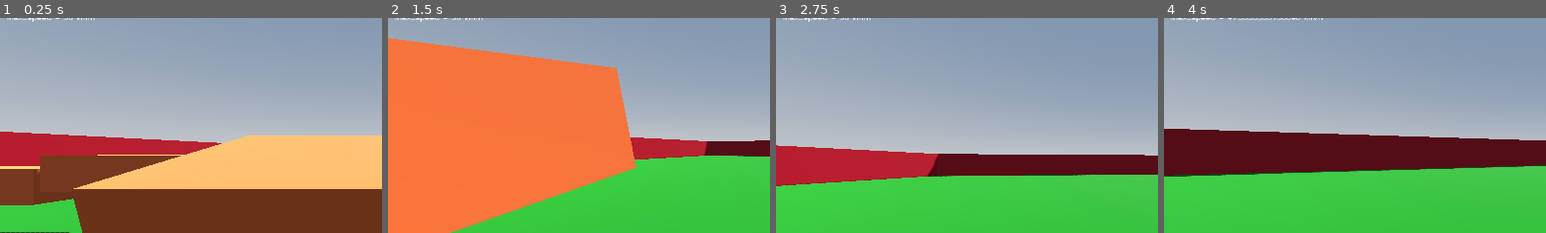
Above: before the commit, frames 1-4 (left to right).
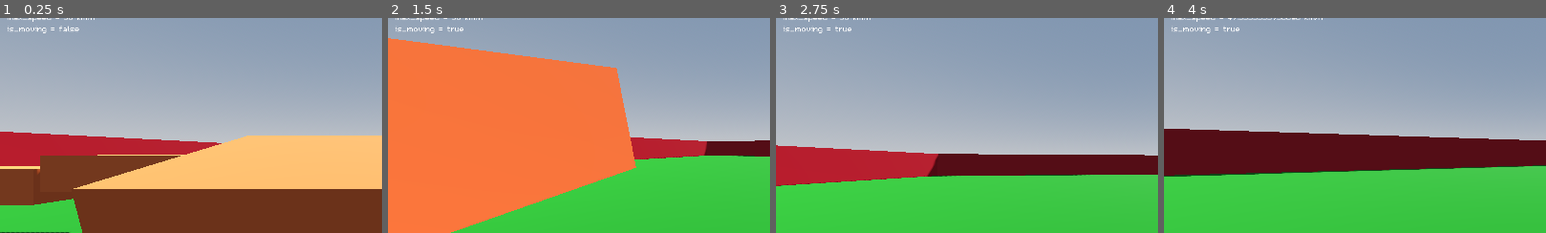
Above: after the commit, the same moments.

Repository: VanixWasTaken/Netrunner
Game: Godot game, scene res://Scenes and Scripts/test_level.tscn
The game is run twice, just before and just after one commit, with the same random seed, the same clock (stepped at 60 frames per second) and the same inputs.
Inputs (mouse positions are % of the whole screen's width and height, from its top left):
- Up to frame 1 (0.25 s): no input
- Up to frame 2 (1.5 s): move the mouse to (55, 50) at 0.52 s; hold W (forward) from 0.53 s (still down); tap Space (jump) at 0.6, 0.77, 1.07 s; move the mouse to (45, 50) at 1.27 s; click (45, 50) at 1.35 s
- Up to frame 3 (2.75 s): keep holding W (forward); tap Space (jump) at 1.52, 1.55, 1.82, 2.3 s; move the mouse to (52, 48) at 2.02 s; hold Right mouse button (mouse_right) from 2.03 s (still down)
- Up to frame 4 (4 s): keep holding W (forward); move the mouse to (49, 52) at 2.77 s; release Right mouse button (mouse_right) at 2.78 s; tap Shift (slide) at 2.85 s; tap Space (jump) at 3.02, 3.05, 3.32, 3.6, 3.77 s; move the mouse to (57, 51) at 3.52 s
The pictures show only the part of the screen within x 0-50%, y 19-69%; the shares and areas given below are measured in that part.

The runs differ from the first frame. In frame 1, 0.2% of the frame differs, in the area x 2-21%, y 3-8%; in frame 2, 0.1%; in frame 3, 0.2%; in frame 4, 0.1%.

Commit message:
added step sound

Diff:
--- a/Scenes and Scripts/player.gd
+++ b/Scenes and Scripts/player.gd
@@ -5,6 +5,8 @@
 var new_speed = 10.0
 var jump_velocity = 5
 var sensitivity = 0.003
+var is_moving = false
+var playing_step_sound = false
 
 # Get the gravity from the project settings to be synced with RigidBody nodes.
 var gravity = 9.8
@@ -53,13 +55,31 @@
 		$ConsoleLayer/SpeedEffect.show()
 	elif speed < 20:
 		$ConsoleLayer/SpeedEffect.hide()
+
+	if Input.is_action_pressed("forward") or Input.is_action_pressed("backward") or Input.is_action_pressed("left") or Input.is_action_pressed("right"):
+		is_moving = true
+	else:
+		is_moving = false
+
+	if Input.is_action_pressed("forward") or Input.is_action_pressed("backward") or Input.is_action_pressed("left") or Input.is_action_pressed("right"):
+		if !playing_step_sound:
+			$RunningSteps.play()
+			playing_step_sound = true
+	if !is_moving or is_jumping or is_sliding:
+		$RunningSteps.stop()
+		playing_step_sound = false
+
+
+
+
 	label.text = "is_sliding = " + str(is_sliding) + "
 			" + "speed = " + str(speed) + "
 			" + "is_jumping = " + str(is_jumping) + "
 			" + "is_on_floor = " + str(is_on_floor()) + "
 			" + "timing_frames = " + str(timing_frames) + "
 			" + "timing_frames2 = " + str(timing_frames2) + "
-			" + "max_speed = " + str(Global.global_speed) + " km/h"
+			" + "max_speed = " + str(Global.global_speed) + " km/h" + "
+			" + "is_moving = " + str(is_moving)
 
 
 func _unhandled_input(event):
@@ -109,6 +129,7 @@
 
 	if direction == Vector3.ZERO and !currently_playing_slide_anim:
 		running_animation.play("BAKED_idle-1")
+
 
 
 
--- a/Scenes and Scripts/player.tscn
+++ b/Scenes and Scripts/player.tscn
@@ -1,10 +1,11 @@
-[gd_scene load_steps=28 format=3 uid="uid://bkpdmnusfa7ap"]
+[gd_scene load_steps=29 format=3 uid="uid://bkpdmnusfa7ap"]
 
 [ext_resource type="Script" path="res://Scenes and Scripts/player.gd" id="1_am13k"]
 [ext_resource type="FontFile" uid="uid://bc1ipdctbgo7s" path="res://m5x7.ttf" id="2_dit42"]
 [ext_resource type="PackedScene" uid="uid://oxilb27lhdsd" path="res://Scenes and Scripts/player-v1-export-i10 (1).glb" id="3_ij4gn"]
 [ext_resource type="Shader" path="res://Shader/speed_effect.gdshader" id="4_att53"]
 [ext_resource type="AudioStream" uid="uid://dnog1exlwttsj" path="res://Assets/Audio/background_track1.ogg" id="4_ey1aa"]
+[ext_resource type="AudioStream" uid="uid://bh8v7wka7nr1e" path="res://Assets/Audio/SFX/running-1-6846.mp3" id="6_s3tcs"]
 
 [sub_resource type="CapsuleMesh" id="CapsuleMesh_5nlux"]
 
@@ -832,6 +833,10 @@
 [node name="AudioStreamPlayer" type="AudioStreamPlayer" parent="."]
 stream = ExtResource("4_ey1aa")
 
+[node name="RunningSteps" type="AudioStreamPlayer" parent="."]
+stream = ExtResource("6_s3tcs")
+volume_db = 15.0
+
 [connection signal="animation_finished" from="Head/Mesh/AnimationPlayer" to="." method="_on_animation_player_animation_finished"]
 [connection signal="animation_finished" from="AnimationPlayer" to="." method="_on_animation_player_animation_finished"]
 [connection signal="timeout" from="TimingTimer" to="." method="_on_timing_timer_timeout"]
Not shown, added: Assets/Audio/SFX/running-1-6846.mp3.import
Not shown, added: Assets/Audio/SFX/running-1-6846.mp3
